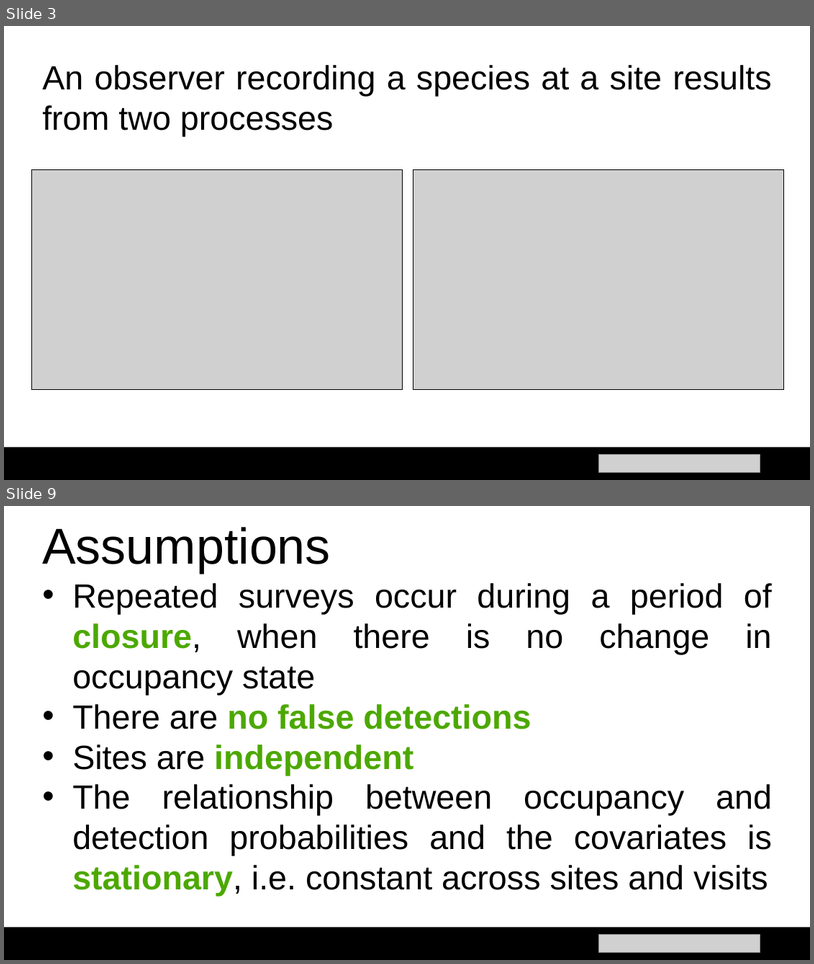
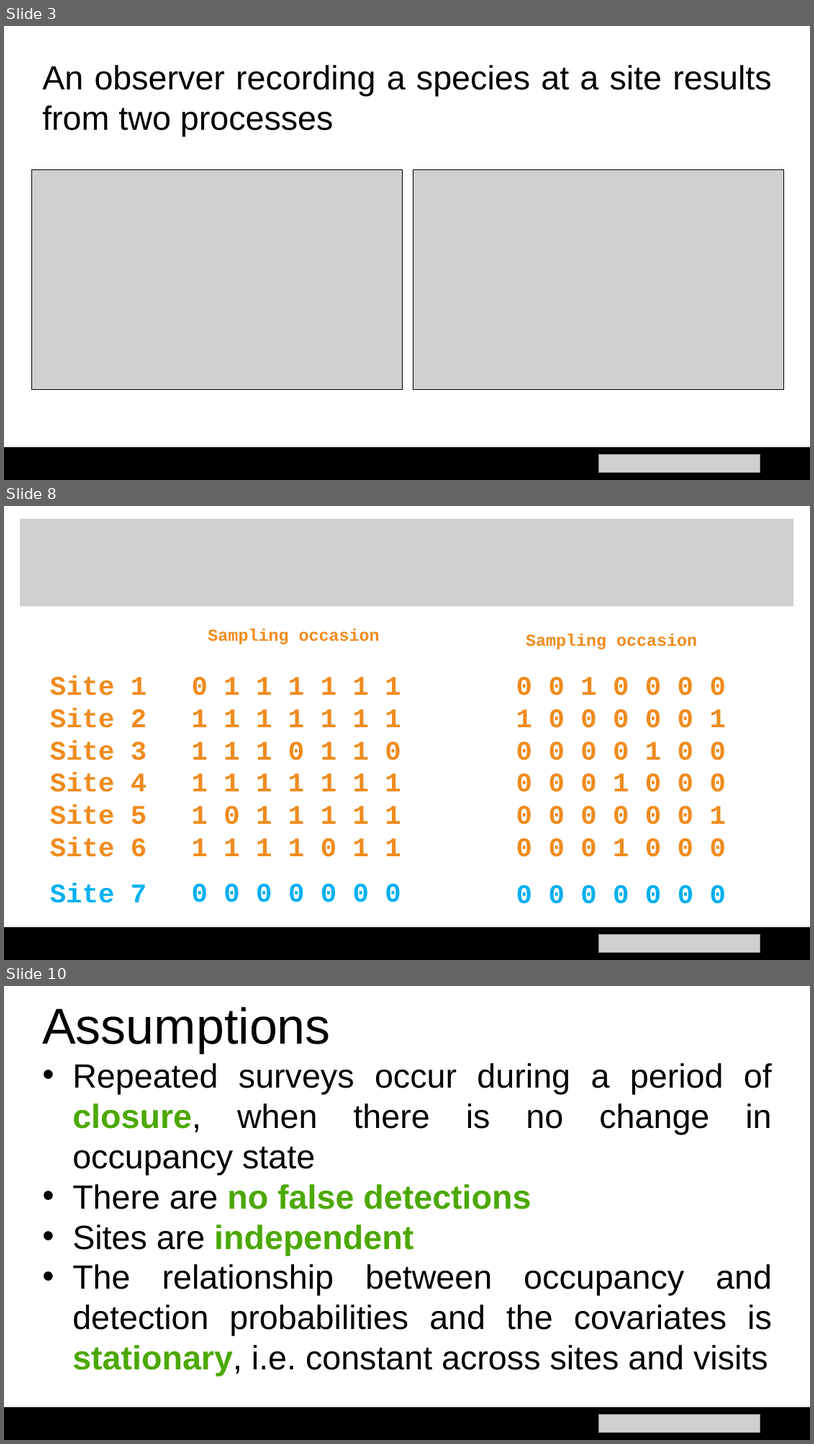
Before and after one commit to mstrimas/ebp-workshop-au, a slide deck: 12_occupancy.pptx. Shown one above the other, each under a label of ours: slides 3 and 9 before the commit, slides 3, 8 and 10 after it; the slides between them are not shown. The pictures are 814x964 and 814x1444 pixels, drawn with LibreOffice and Linux fonts; fonts in the diff are those of the drawing; grey boxes stand for pictures. Boxes give left, top, right and bottom in pixels: in the first picture for what was removed or moved away, otherwise in the second. Text is boxed around its words. In the diff, an @@ line names an element or a change of style, - is before the commit and + after.

Commit message:
new occu figures and updates to occu slides

```diff
--- a/12_occupancy.pptx
+++ b/12_occupancy.pptx
@@ slide 8 added at bbox=[4, 506, 810, 960], background #FFFFFF @@
@@ picture added at bbox=[20, 519, 794, 606] @@
@@ text added at bbox=[208, 629, 380, 644], 20 pt, text #F08B1D, bold @@
+Sampling occasion
@@ text added at bbox=[526, 633, 697, 649], 20 pt, text #F08B1D, bold @@
+Sampling occasion
@@ text added at bbox=[50, 675, 147, 857], 32 pt, text #F08B1D, bold @@
+Site 1
+Site 2
+Site 3
+Site 4
+Site 5
+Site 6
@@ text added at bbox=[192, 677, 401, 857], 32 pt, text #F08B1D, bold @@
+0 1 1 1 1 1 1
+1 1 1 1 1 1 1
+1 1 1 0 1 1 0
+1 1 1 1 1 1 1
+1 0 1 1 1 1 1
+1 1 1 1 0 1 1
@@ text added at bbox=[517, 677, 726, 857], 32 pt, text #F08B1D, bold @@
+0 0 1 0 0 0 0
+1 0 0 0 0 0 1
+0 0 0 0 1 0 0
+0 0 0 1 0 0 0
+0 0 0 0 0 0 1
+0 0 0 1 0 0 0
@@ text added at bbox=[50, 883, 147, 903], 32 pt, text #00B0F0, bold @@
+Site 7
@@ text added at bbox=[192, 883, 401, 902], 32 pt, text #00B0F0, bold @@
+0 0 0 0 0 0 0
@@ text added at bbox=[517, 885, 726, 903], 32 pt, text #00B0F0, bold @@
+0 0 0 0 0 0 0
@@ rectangle added at bbox=[4, 927, 810, 960], fill #000000 @@
@@ picture added at bbox=[599, 934, 760, 952] @@
@@ what was slide 9 is now slide 10 @@
```
Also in this commit, not shown: 1 slide changed, 3 other slides added, 3 slides removed, 6 other files.
